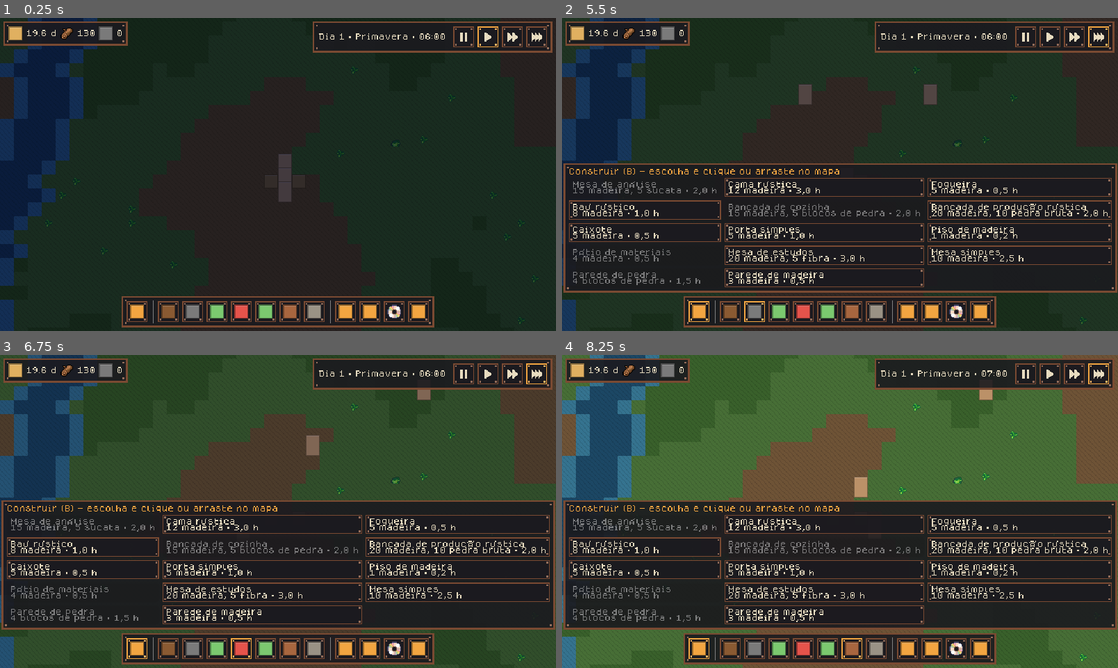
Above: before the commit, frames 1-4 (two rows, left to right).
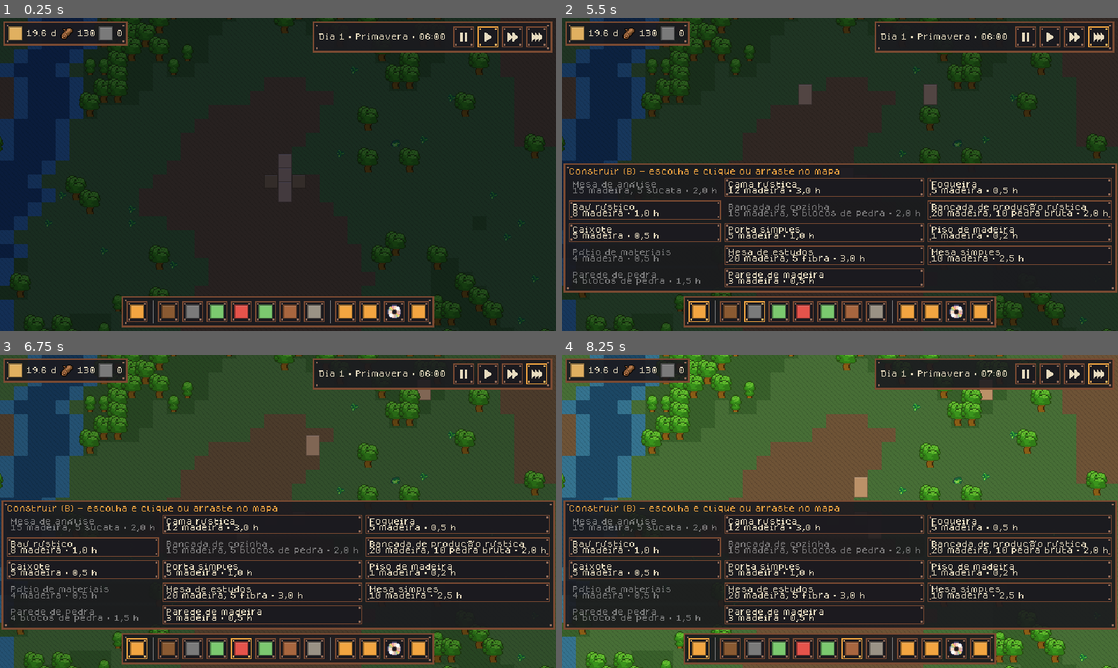
Above: after the commit, the same moments.

Repository: MarcosLauremiro/endstart-game
Game: Godot game, scene res://scenes/main/main.tscn
Same seed, same stepped clock (60 frames per second), same inputs: the game is played once before the commit and once after it.
Inputs (mouse positions are in pixels of both pictures, inside the frame that each line leads up to):
- Up to frame 1 (0.25 s): no input
- Up to frame 2 (5.5 s): click (1023, 36) at 0.52 s; click (1051, 36) at 1.27 s; click (1073, 36) at 2.02 s; click (1101, 36) at 2.77 s; click (701, 312) at 3.52 s; click (728, 312) at 4.27 s; click (756, 312) at 5.02 s
- Up to frame 3 (6.75 s): click (216, 649) at 5.77 s; click (239, 649) at 6.52 s
- Up to frame 4 (8.25 s): click (828, 649) at 7.27 s; click (851, 649) at 8.02 s

The runs differ from the first frame. In frame 1, 2.4% of the frame differs, in the area x 0-99%, y 0-100%; in frame 2, 2.7%; in frame 3, 3.9%; in frame 4, 5.3%, in the area x 0-100%, y 0-100%.
Error in both runs: Assertion failed: Item sem definição: raw_meat (res://scripts/inventory/defs.gd:26)

Commit message:
Árvores de 32×32 ordenadas com os colonos
Folha das árvores com quadros de 32×32 (coluna da adulta realinhada),
apoiadas na base do tile. Árvores viram sprites sob o mesmo nó com
y_sort dos colonos: a copa esconde quem passa atrás. Marcas, barras de
vida e seleção numa camada por cima.

Co-Authored-By: Claude Opus 5.5 <noreply@anthropic.com>

Diff:
--- a/scenes/main/main.gd
+++ b/scenes/main/main.gd
@@ -43,6 +43,7 @@
 var _world_view: WorldView
 var _objects_view: ObjectsView
 var _colonists_view: ColonistsView
+var _trees_view: TreesView
 var _camera: CameraController
 var _daylight: DaylightView
 var _hud: Hud
@@ -57,8 +58,14 @@
 	add_child(_world_view)
 	_objects_view = ObjectsView.new()
 	add_child(_objects_view)
+	# Árvores e colonos sob o mesmo nó ordenado pela altura: a copa esconde quem está atrás.
+	var actors := Node2D.new()
+	actors.y_sort_enabled = true
+	add_child(actors)
+	_trees_view = TreesView.new()
+	actors.add_child(_trees_view)
 	_colonists_view = ColonistsView.new()
-	add_child(_colonists_view)
+	actors.add_child(_colonists_view)
 	_daylight = DaylightView.new()
 	add_child(_daylight)
 	_camera = CameraController.new()
@@ -83,6 +90,7 @@
 	_set_tool(Designations.Tool.NONE)
 	_world_view.show_world(simulation.world)
 	_objects_view.bind(simulation.state)
+	_trees_view.clear()
 	_camera.set_map_bounds(simulation.world.size * Balance.TILE_SIZE)
 	_hud.bind(simulation)
 	_refresh_views()
@@ -106,6 +114,7 @@
 	_prune_group()
 	_prune_resources()
 	_objects_view.set_selected_area(selected_area, selected_resources)
+	_trees_view.sync(simulation.state)
 	_colonists_view.sync(simulation.state.colonists, _selected_ids())
 	_hud.refresh(selected_colonist_id, selected_cell, has_selected_cell, _tool, _build_def != null, selected_group, selected_area, selected_resources)
 
--- a/scripts/assets/asset_catalog.gd
+++ b/scripts/assets/asset_catalog.gd
@@ -38,8 +38,8 @@
 	"containers/chest_rustic": {"size": Vector2i(16, 16), "color": "7a4a32", "use": "Baú rústico"},
 	"containers/material_yard": {"size": Vector2i(32, 32), "color": "6a5a48", "use": "Pátio de materiais (2×2)"},
 	# --- Plantas (folhas de sprites 16×16; linhas = estações na ordem de GameClock.Season) ---
-	"plants/trees": {"size": Vector2i(64, 64), "frames": Vector2i(4, 4), "color": "2f5a2a",
-		"use": "Árvore. Colunas: toco da jovem, toco da adulta, jovem, adulta. Linhas: primavera, verão, outono, inverno"},
+	"plants/trees": {"size": Vector2i(128, 128), "frames": Vector2i(4, 4), "color": "2f5a2a",
+		"use": "Árvore em quadros de 32×32 (maior que o colono), apoiada no tile pela base. Colunas: toco da jovem, toco da adulta, jovem, adulta. Linhas: primavera, verão, outono, inverno"},
 	"plants/berry_bushs": {"size": Vector2i(48, 64), "frames": Vector2i(3, 4), "color": "5a7a3a",
 		"use": "Arbusto de frutas. Colunas: muda, sem frutas, com frutas. Linhas: estações"},
 	"plants/low_growing_vegetation": {"size": Vector2i(32, 64), "frames": Vector2i(2, 4), "color": "8a9a4a",
--- a/scripts/world/objects_view.gd
+++ b/scripts/world/objects_view.gd
@@ -1,7 +1,9 @@
 class_name ObjectsView
 extends Node2D
-## Desenha o que está sobre o terreno: plantações, árvores, arbustos, construções, bancadas,
-## caixotes, pilhas no chão, animais, designações com o progresso das tarefas e o arraste das ordens.
+## Desenha o que está sobre o terreno: plantações, tocos, arbustos, construções, bancadas,
+## caixotes, pilhas no chão e animais. As árvores ficam no TreesView, ordenadas com os colonos.
+## Numa camada por cima de árvores e colonos (_overlay): designações com o progresso das tarefas,
+## barras de vida, fumaça, prévia de construção, seleção e o arraste das ordens.
 ## Só lê o WorldState; nada aqui é fonte de verdade.
 
 const _TREES := "plants/trees"
@@ -10,8 +12,6 @@
 ## Colunas das folhas de sprites (ver AssetCatalog).
 const _TREE_STUMP_YOUNG := 0
 const _TREE_STUMP_ADULT := 1
-const _TREE_YOUNG := 2
-const _TREE_ADULT := 3
 const _BUSH_SEEDLING := 0
 const _BUSH_EMPTY := 1
 const _BUSH_WITH_BERRIES := 2
@@ -46,7 +46,11 @@
 const _PREVIEW_TINT := Color(0.6, 1.0, 0.6, 0.6)
 const _INVALID_FILL := Color(0.9, 0.3, 0.3, 0.35)
 
+## Acima das árvores e dos colonos (z 0) e das marcas de seleção dos colonos (z 1).
+const _OVERLAY_Z := 2
+
 var _state: WorldState
+var _overlay: Node2D
 var _drag_area := Rect2i()
 ## Área selecionada por arraste (contorno que fica depois de soltar) e, nela, as árvores, rochas e
 ## plantas selecionadas (uma marca em cada; com elas, o contorno não aparece).
@@ -59,6 +63,13 @@
 var _preview_invalid: Array[Vector2i] = []
 
 
+func _ready() -> void:
+	_overlay = Node2D.new()
+	_overlay.z_index = _OVERLAY_Z
+	_overlay.draw.connect(_draw_overlay)
+	add_child(_overlay)
+
+
 func bind(state: WorldState) -> void:
 	_state = state
 	queue_redraw()
@@ -87,6 +98,7 @@
 
 func refresh() -> void:
 	queue_redraw()
+	_overlay.queue_redraw()
 
 
 func _draw() -> void:
@@ -108,8 +120,6 @@
 		if bush.is_mature():
 			column = _BUSH_WITH_BERRIES if bush.portions > 0 else _BUSH_EMPTY
 		_draw_frame(_BUSHES, column, season, bush.cell)
-	for tree in _state.trees.values():
-		_draw_frame(_TREES, _TREE_ADULT if tree.is_adult() else _TREE_YOUNG, season, tree.cell)
 	_draw_layer(StructureDef.Layer.BUILDING)
 	for container in _state.containers.values():
 		_draw_built(container.def.asset, container.cell, container.def.footprint, Color.WHITE)
@@ -121,20 +131,26 @@
 		draw_string(font, origin + Vector2(1, tile - 1), str(stack.count), HORIZONTAL_ALIGNMENT_LEFT, -1, _COUNT_FONT_SIZE, UiTheme.TEXT)
 	_draw_animals(tile)
 	_draw_raiders(tile)
+
+
+func _draw_overlay() -> void:
+	if _state == null:
+		return
+	var tile := Balance.TILE_SIZE
 	_draw_designations(tile)
-	_draw_colonist_health(tile)
+	_draw_health_bars(tile)
 	_draw_smoke(tile)
 	_draw_preview()
 	if _has_selected_cell:
-		draw_texture(AssetCatalog.texture("ui/selection/bracket"), Vector2(_selected_cell * tile))
+		_overlay.draw_texture(AssetCatalog.texture("ui/selection/bracket"), Vector2(_selected_cell * tile))
 	for cell in _selected_cells:
-		draw_texture(AssetCatalog.texture("ui/selection/bracket"), Vector2(cell * tile))
+		_overlay.draw_texture(AssetCatalog.texture("ui/selection/bracket"), Vector2(cell * tile))
 	if _selected_area.has_area() and _selected_cells.is_empty():
-		draw_rect(Rect2(Vector2(_selected_area.position * tile), Vector2(_selected_area.size * tile)), _DRAG_BORDER, false, 1.0)
+		_overlay.draw_rect(Rect2(Vector2(_selected_area.position * tile), Vector2(_selected_area.size * tile)), _DRAG_BORDER, false, 1.0)
 	if _drag_area.has_area():
 		var area := Rect2(Vector2(_drag_area.position * tile), Vector2(_drag_area.size * tile))
-		draw_rect(area, _DRAG_FILL)
-		draw_rect(area, _DRAG_BORDER, false, 1.0)
+		_overlay.draw_rect(area, _DRAG_FILL)
+		_overlay.draw_rect(area, _DRAG_BORDER, false, 1.0)
 
 
 ## Estruturas prontas e plantas de construção de uma camada (pisos por baixo de tudo).
@@ -148,21 +164,21 @@
 
 
 ## A arte fica alinhada pela base do footprint: paredes de 16×24 sobem 8 px acima do tile.
-func _draw_built(asset_id: String, origin: Vector2i, footprint: Vector2i, tint: Color) -> void:
+func _draw_built(asset_id: String, origin: Vector2i, footprint: Vector2i, tint: Color, canvas: CanvasItem = self) -> void:
 	var texture := AssetCatalog.texture(asset_id)
 	var tile := Balance.TILE_SIZE
 	var position := Vector2(origin * tile) + Vector2(0, footprint.y * tile - texture.get_height())
-	draw_texture(texture, position, tint)
+	canvas.draw_texture(texture, position, tint)
 
 
 func _draw_preview() -> void:
 	if _preview_def == null:
 		return
 	for origin in _preview_valid:
-		_draw_built(_preview_def.asset, origin, _preview_def.footprint, _PREVIEW_TINT)
+		_draw_built(_preview_def.asset, origin, _preview_def.footprint, _PREVIEW_TINT, _overlay)
 	var tile := Balance.TILE_SIZE
 	for origin in _preview_invalid:
-		draw_rect(Rect2(Vector2(origin * tile), Vector2(_preview_def.footprint * tile)), _INVALID_FILL)
+		_overlay.draw_rect(Rect2(Vector2(origin * tile), Vector2(_preview_def.footprint * tile)), _INVALID_FILL)
 
 
 ## Tiles das plantações: fundo verde claro com borda, sob as plantas.
@@ -182,28 +198,31 @@
 		draw_texture(texture, position.round())
 
 
-## Saqueadores na posição interpolada, com a barra de vida quando feridos.
+## Saqueadores na posição interpolada (a barra de vida fica na camada de cima).
 func _draw_raiders(tile: int) -> void:
 	for raider: Raider in _state.threats.raiders.values():
 		var texture := AssetCatalog.texture(raider.asset())
 		var at := Vector2(raider.cell).lerp(Vector2(raider.next_cell()), raider.move_progress) * tile
 		var position := at + Vector2((tile - texture.get_width()) / 2.0, tile - texture.get_height())
 		draw_texture(texture, position.round())
-		_draw_health_bar(at, raider.health, tile)
-
-
-func _draw_colonist_health(tile: int) -> void:
+
+
+## Barras de vida sob colonos e saqueadores feridos.
+func _draw_health_bars(tile: int) -> void:
 	for colonist in _state.colonists:
 		var at := Vector2(colonist.cell).lerp(Vector2(colonist.next_cell()), colonist.move_progress) * tile
 		_draw_health_bar(at, colonist.health, tile)
+	for raider: Raider in _state.threats.raiders.values():
+		var at := Vector2(raider.cell).lerp(Vector2(raider.next_cell()), raider.move_progress) * tile
+		_draw_health_bar(at, raider.health, tile)
 
 
 func _draw_health_bar(at: Vector2, health: Health, tile: int) -> void:
 	if not health.is_hurt():
 		return
 	var origin := (at + Vector2(0, tile)).round()
-	draw_rect(Rect2(origin, Vector2(tile, _HEALTH_BAR_HEIGHT)), _HEALTH_BAR_BACK)
-	draw_rect(Rect2(origin, Vector2(tile * health.percent() / 100.0, _HEALTH_BAR_HEIGHT)), _HEALTH_BAR_FILL)
+	_overlay.draw_rect(Rect2(origin, Vector2(tile, _HEALTH_BAR_HEIGHT)), _HEALTH_BAR_BACK)
+	_overlay.draw_rect(Rect2(origin, Vector2(tile * health.percent() / 100.0, _HEALTH_BAR_HEIGHT)), _HEALTH_BAR_FILL)
 
 
 ## Aviso de ataque (GDD: sinais antes da ameaça): uma coluna de fumaça perto da borda.
@@ -214,12 +233,15 @@
 	var base := Vector2(raid.smoke_cell * tile) + Vector2(tile / 2.0, tile)
 	var drift := sin(_state.clock.tick / 40.0) * 2.0
 	for i in 4:
-		draw_circle(base + Vector2(drift * i, -6.0 * i), 4.0 + i, _SMOKE)
-
-
+		_overlay.draw_circle(base + Vector2(drift * i, -6.0 * i), 4.0 + i, _SMOKE)
+
+
+## Quadro maior que o tile (árvore de 32×32) fica centrado no tile e apoiado na base dele.
 func _draw_frame(asset_id: String, column: int, row: int, cell: Vector2i) -> void:
 	var frame := AssetCatalog.frame_size(asset_id)
-	var destination := Rect2(Vector2(cell * Balance.TILE_SIZE), Vector2(frame))
+	var tile := Balance.TILE_SIZE
+	var offset := Vector2((tile - frame.x) / 2.0, tile - frame.y)
+	var destination := Rect2(Vector2(cell * tile) + offset, Vector2(frame))
 	draw_texture_rect_region(AssetCatalog.texture(asset_id), destination, AssetCatalog.frame_region(asset_id, column, row))
 
 
@@ -231,10 +253,10 @@
 		var origin := Vector2(task.cell * tile)
 		var tint := _BLOCKED_TINT if task.is_blocked(tick) else _DESIGNATION_TINT
 		if _DESIGNATION_ICONS.has(task.kind):
-			draw_texture(AssetCatalog.texture(_DESIGNATION_ICONS[task.kind]), origin, tint)
+			_overlay.draw_texture(AssetCatalog.texture(_DESIGNATION_ICONS[task.kind]), origin, tint)
 		elif task.is_blocked(tick) and not _SILENT_TASKS.has(task.kind):
-			draw_rect(Rect2(origin, Vector2(tile, tile)), _INVALID_FILL)
+			_overlay.draw_rect(Rect2(origin, Vector2(tile, tile)), _INVALID_FILL)
 		if task.progress > 0.0 and task.work_required > 0.0:
 			var fraction := clampf(task.progress / task.work_required, 0.0, 1.0)
-			draw_rect(Rect2(origin + Vector2(0, tile - _PROGRESS_HEIGHT), Vector2(tile, _PROGRESS_HEIGHT)), UiTheme.PANEL_BACKGROUND)
-			draw_rect(Rect2(origin + Vector2(0, tile - _PROGRESS_HEIGHT), Vector2(tile * fraction, _PROGRESS_HEIGHT)), UiTheme.COMMUNITY)
+			_overlay.draw_rect(Rect2(origin + Vector2(0, tile - _PROGRESS_HEIGHT), Vector2(tile, _PROGRESS_HEIGHT)), UiTheme.PANEL_BACKGROUND)
+			_overlay.draw_rect(Rect2(origin + Vector2(0, tile - _PROGRESS_HEIGHT), Vector2(tile * fraction, _PROGRESS_HEIGHT)), UiTheme.COMMUNITY)
--- /dev/null
+++ b/scripts/world/trees_view.gd
@@ -0,0 +1,60 @@
+class_name TreesView
+extends Node2D
+## Árvores de 32×32 como sprites, ordenadas pela altura no mapa junto com os colonos (os dois ficam
+## sob o mesmo nó com y_sort): quem está atrás (ao norte) da árvore fica escondido pela copa, quem
+## está na frente passa por cima. Um Sprite2D por árvore, criado pelo id; só lê o WorldState.
+
+const _SHEET := "plants/trees"
+## Colunas da folha (ver AssetCatalog).
+const _YOUNG := 2
+const _ADULT := 3
+## A posição de ordenação é o centro do tile, um pouco acima do colono no mesmo tile: colono ao
+## lado, na mesma linha, fica na frente da árvore.
+const _SORT_NUDGE := -1.0
+
+## id da árvore → Sprite2D
+var _sprites := {}
+
+
+func _ready() -> void:
+	y_sort_enabled = true
+
+
+func sync(state: WorldState) -> void:
+	var season := state.clock.season()
+	var alive := {}
+	for tree: WildTree in state.trees.values():
+		alive[tree.id] = true
+		var sprite: Sprite2D = _sprites.get(tree.id)
+		if sprite == null:
+			sprite = _make_sprite(tree.cell)
+			_sprites[tree.id] = sprite
+		sprite.region_rect = AssetCatalog.frame_region(_SHEET, _ADULT if tree.is_adult() else _YOUNG, season)
+	for id in _sprites.keys():
+		if not alive.has(id):
+			_sprites[id].queue_free()
+			_sprites.erase(id)
+
+
+## Sprite com a base do quadro na base do tile, centrado na largura.
+func _make_sprite(cell: Vector2i) -> Sprite2D:
+	var tile := Balance.TILE_SIZE
+	var frame := AssetCatalog.frame_size(_SHEET)
+	var sprite := Sprite2D.new()
+	sprite.texture = AssetCatalog.texture(_SHEET)
+	sprite.region_enabled = true
+	sprite.position = Vector2(cell * tile) + Vector2(tile / 2.0, tile / 2.0 + _SORT_NUDGE)
+	sprite.offset = Vector2(0, tile / 2.0 - _SORT_NUDGE - frame.y / 2.0)
+	add_child(sprite)
+	return sprite
+
+
+func sprite_count() -> int:
+	return _sprites.size()
+
+
+## Mapa novo: os ids recomeçam, então os sprites antigos saem.
+func clear() -> void:
+	for sprite in _sprites.values():
+		sprite.queue_free()
+	_sprites.clear()
--- a/tests/test_plants.gd
+++ b/tests/test_plants.gd
@@ -19,7 +19,8 @@
 func test_plant_sheets_have_a_row_per_season() -> void:
 	for id in ["plants/trees", "plants/berry_bushs", "plants/low_growing_vegetation"]:
 		expect_equal(AssetCatalog.frame_grid(id).y, Balance.SEASONS_PER_YEAR, "%s deve ter uma linha por estação" % id)
-		expect_equal(AssetCatalog.frame_size(id), Vector2i(16, 16), "%s deve ter quadros de 16×16" % id)
+		var frame := Vector2i(32, 32) if id == "plants/trees" else Vector2i(16, 16)
+		expect_equal(AssetCatalog.frame_size(id), frame, "%s deve ter quadros de %d×%d" % [id, frame.x, frame.y])
 
 
 func test_young_tree_grows_into_adult() -> void:
@@ -87,3 +88,29 @@
 	var seedlings := simulation.state.bushes.filter(func(b: BerryBush) -> bool: return not b.is_mature()).size()
 	expect(young_trees > 0 and young_trees < simulation.state.trees.size(), "Deve haver árvores jovens e adultas (%d jovens)" % young_trees)
 	expect(seedlings < simulation.state.bushes.size(), "A maioria dos arbustos começa crescida")
+
+
+func test_trees_view_sorts_with_colonists() -> void:
+	var simulation := Simulation.new(_SEED, 1)
+	var state := simulation.state
+	var view := TreesView.new()
+	view._ready()
+	view.sync(state)
+	expect_equal(view.sprite_count(), state.trees.size(), "Um sprite por árvore")
+	var tree: WildTree = state.trees.values()[0]
+	var sprite: Sprite2D = view._sprites[tree.id]
+	var tile := Balance.TILE_SIZE
+	var bottom := sprite.position.y + sprite.offset.y + 16.0
+	expect_equal(bottom, float(tree.cell.y * tile + tile), "A base da árvore fica na base do tile")
+	expect_equal(sprite.position.x + sprite.offset.x, tree.cell.x * tile + tile / 2.0, "Centrada no tile")
+	var colonist := state.colonists[0]
+	colonist.cell = tree.cell + Vector2i.UP
+	expect(ColonistsView.cell_center(colonist).y < sprite.position.y, "Colono atrás (ao norte) é desenhado antes: a copa o esconde")
+	colonist.cell = tree.cell + Vector2i.RIGHT
+	expect(ColonistsView.cell_center(colonist).y > sprite.position.y, "Colono ao lado, na mesma linha, fica na frente")
+	state.trees.erase(tree.id)
+	view.sync(state)
+	expect(not view._sprites.has(tree.id), "Árvore cortada perde o sprite")
+	view.clear()
+	expect_equal(view.sprite_count(), 0, "Mapa novo limpa os sprites")
+	view.free()
Binary file changed: assets/plants/trees.png
Not shown, added: scripts/world/trees_view.gd.uid
Not shown, changed: docs/ARQUITETURA.md
